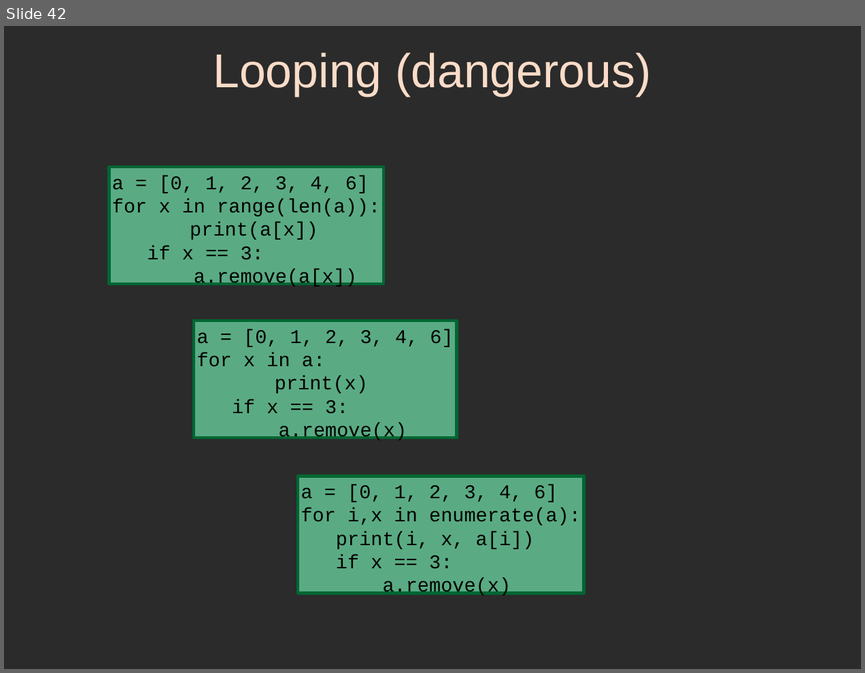
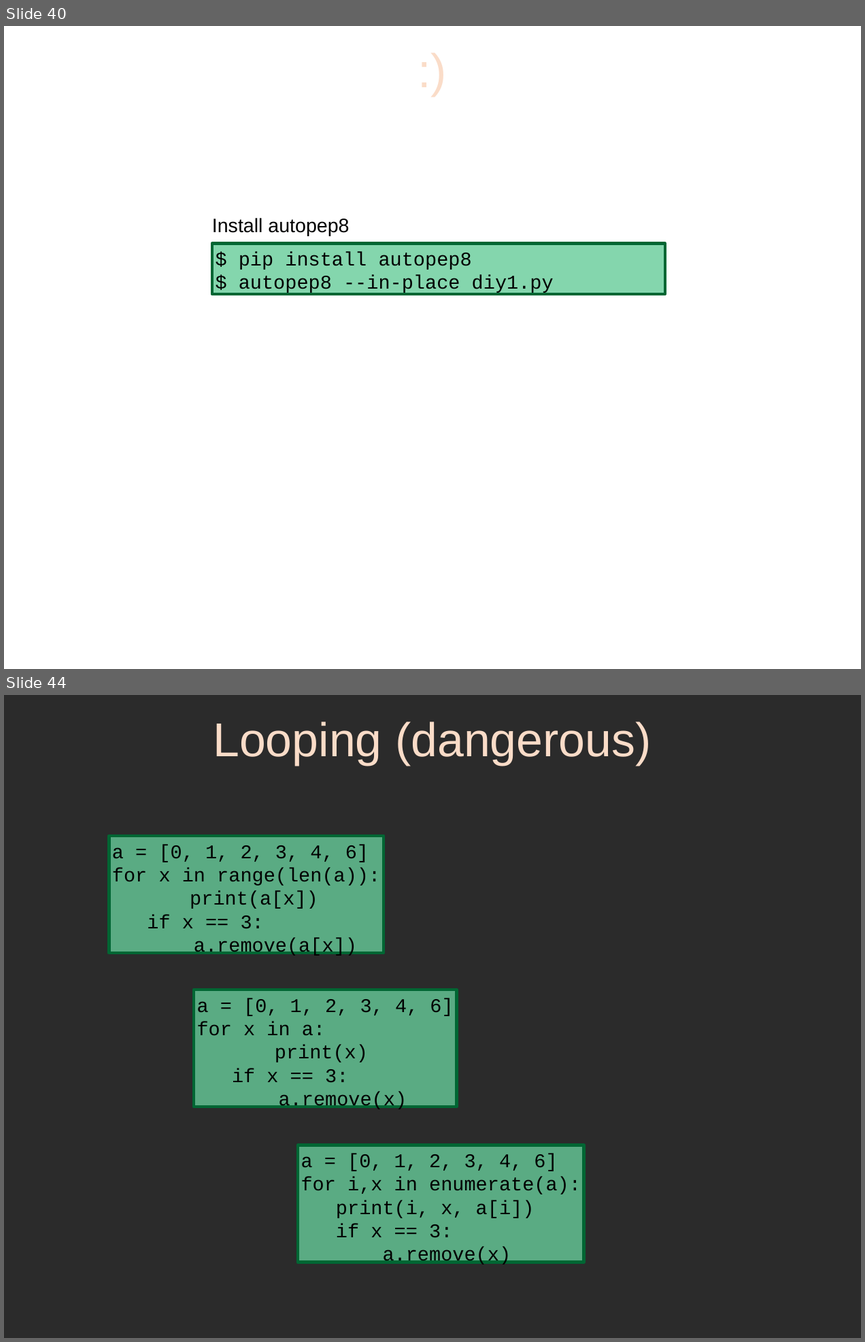
Before and after one commit to sphaero/workshops, a slide deck: PythonFu/presentation.odp. Shown one above the other, each under a label of ours: slide 42 before the commit, slides 40 and 44 after it; the slides between them are not shown. The pictures are 865x673 and 865x1342 pixels, drawn with LibreOffice and Linux fonts; fonts in the diff are those of the drawing; background and template pictures are left out; a plain dark background stands for a picture behind light text. Boxes give left, top, right and bottom in pixels: in the first picture for what was removed or moved away, otherwise in the second. Text is boxed around its words. In the diff, an @@ line names an element or a change of style, - is before the commit and + after.

```diff
--- a/PythonFu/presentation.odp
+++ b/PythonFu/presentation.odp
@@ slide 40 added at box(4, 26, 861, 669), background picture (left out) @@
@@ title added at box(47, 32, 818, 106), 44 pt, text #FADCC8 @@
+:)
@@ text added at box(212, 218, 349, 235), 18 pt, text #000000 @@
+Install autopep8
@@ rectangle added at box(212, 244, 666, 294), fill #66CC99 at 80% opacity, outline #006633 2.89 pt, 18 pt, text #000000 @@
+$ pip install autopep8
+$ autopep8 --in-place diy1.py
@@ what was slide 42 is now slide 44 @@
```
Also in this commit, not shown: 9 slides changed, 9 other slides added, 1 slide removed, 2 other files.
